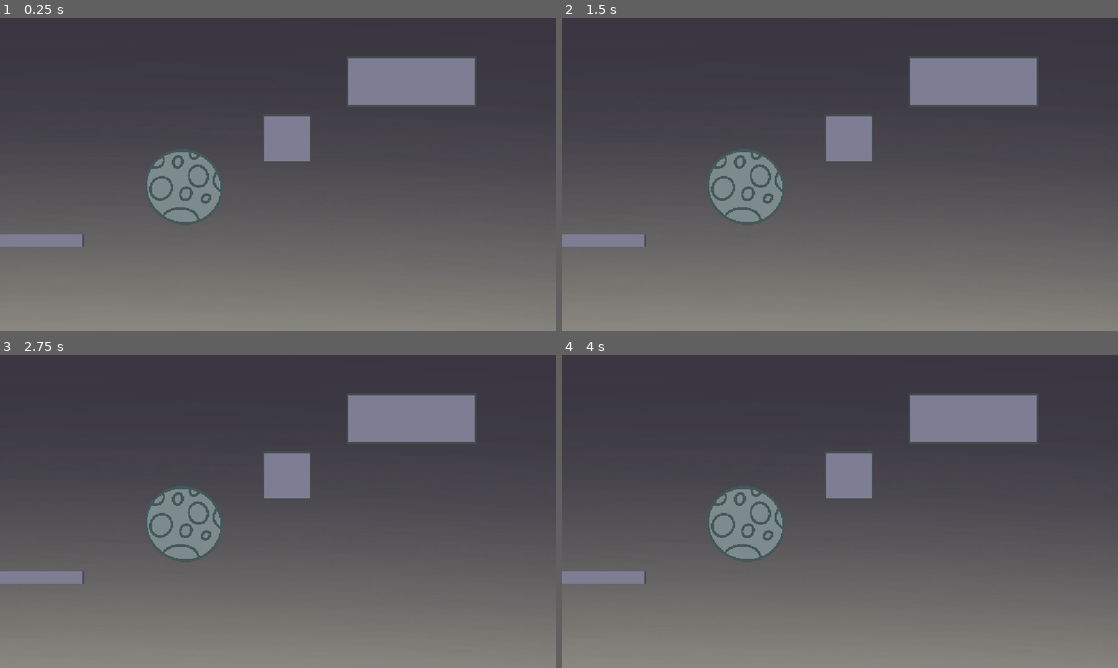
Above: before the commit, frames 1-4 (two rows, left to right).
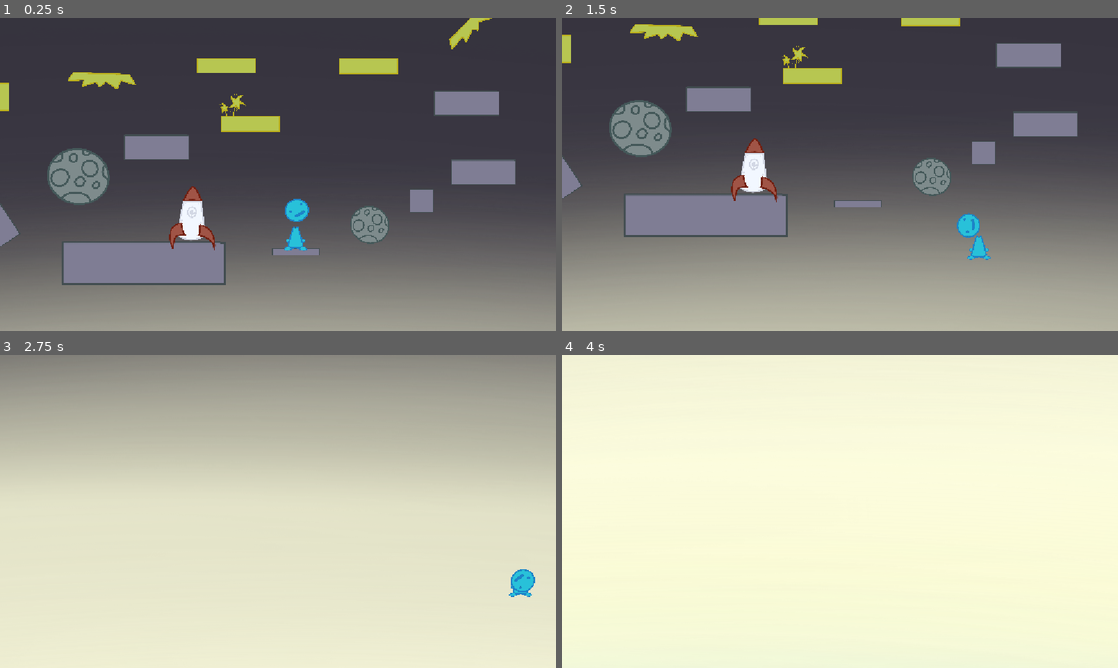
Above: after the commit, the same moments.

Repository: average4136/head-over-heels-game
Game: Godot game, scene res://Scenes/Level scenes/space_scene.tscn
The game is run twice, just before and just after one commit, with the same random seed, the same clock (stepped at 60 frames per second) and the same inputs. This scene is started directly instead of the project's main scene.
Inputs:
- Up to frame 1 (0.25 s): no input
- Up to frame 2 (1.5 s): tap Enter (ui_accept) at 0.5 s; hold D (move_right) from 0.53 s (still down); tap Space (jump) at 0.77 s
- Up to frame 3 (2.75 s): tap Space (jump) at 1.52 s; release D (move_right) at 2.03 s; hold A (move_left) from 2.03 s (still down)
- Up to frame 4 (4 s): release A (move_left) at 2.78 s; hold D (move_right) from 2.78 s (still down); tap Space (jump) at 3.02, 3.77 s

The runs differ from the first frame. In frame 1, 20% of the frame differs, in the area x 0-100%, y 0-100%; in frame 2, 47%; in frame 3, 100%; in frame 4, 100%.

Commit message:
guy is back to normal now!

Diff:
--- a/Scenes/Level scenes/space_scene.tscn
+++ b/Scenes/Level scenes/space_scene.tscn
@@ -8,6 +8,7 @@
 [ext_resource type="PackedScene" uid="uid://cspyc620ry3bq" path="res://Scenes/Objects/star_platform.tscn" id="6_ad6b8"]
 [ext_resource type="Texture2D" uid="uid://cqi81ed8fxvv3" path="res://Assets/Decorations/star decor.png" id="7_1k4pw"]
 [ext_resource type="Texture2D" uid="uid://b87adnjv1774n" path="res://Assets/Decorations/alien decor.png" id="8_dauer"]
+[ext_resource type="PackedScene" uid="uid://bxxdsh4xifwoa" path="res://Scenes/Entities/Guy.tscn" id="9_8wo2k"]
 
 [sub_resource type="Animation" id="Animation_124nk"]
 length = 0.001
@@ -230,3 +231,6 @@
 
 [node name="AnimationPlayer" type="AnimationPlayer" parent="AlienDecor" unique_id=1828851517]
 libraries/ = SubResource("AnimationLibrary_6es0x")
+
+[node name="Guy" parent="." unique_id=1796156875 instance=ExtResource("9_8wo2k")]
+position = Vector2(72, 424)
--- a/Scenes/playtest_level.tscn
+++ b/Scenes/playtest_level.tscn
@@ -1,6 +1,6 @@
 [gd_scene format=3 uid="uid://5rgbom8l51lt"]
 
-[ext_resource type="PackedScene" uid="uid://bxxdsh4xifwoa" path="res://Scenes/Entities/RIGHT-Guy.tscn" id="1_h3lg6"]
+[ext_resource type="PackedScene" uid="uid://bxxdsh4xifwoa" path="res://Scenes/Entities/Guy.tscn" id="1_h3lg6"]
 [ext_resource type="Texture2D" uid="uid://bvhsuxpp5ta4c" path="res://Assets/Hannah's Drawn Assets/grass block.png" id="2_iabvn"]
 [ext_resource type="PackedScene" uid="uid://bqg68mukgpldk" path="res://Scenes/Objects/stone_platform.tscn" id="3_h3lg6"]
 [ext_resource type="PackedScene" uid="uid://0djhqq0lcepc" path="res://Scenes/Objects/cloud_block.tscn" id="5_fhco1"]
--- a/Scenes/testlvl.tscn
+++ b/Scenes/testlvl.tscn
@@ -1,6 +1,6 @@
 [gd_scene format=3 uid="uid://g4e517gsamh7"]
 
-[ext_resource type="PackedScene" uid="uid://bxxdsh4xifwoa" path="res://Scenes/Entities/RIGHT-Guy.tscn" id="1_8pgfb"]
+[ext_resource type="PackedScene" uid="uid://bxxdsh4xifwoa" path="res://Scenes/Entities/Guy.tscn" id="1_8pgfb"]
 [ext_resource type="PackedScene" uid="uid://b4avgu7faru1m" path="res://Scenes/leaves.tscn" id="2_xyj3b"]
 
 [node name="testlvl" type="Node2D" unique_id=1443856287]
Renamed: Scenes/Entities/RIGHT-Guy.tscn -> Scenes/Entities/Guy.tscn
